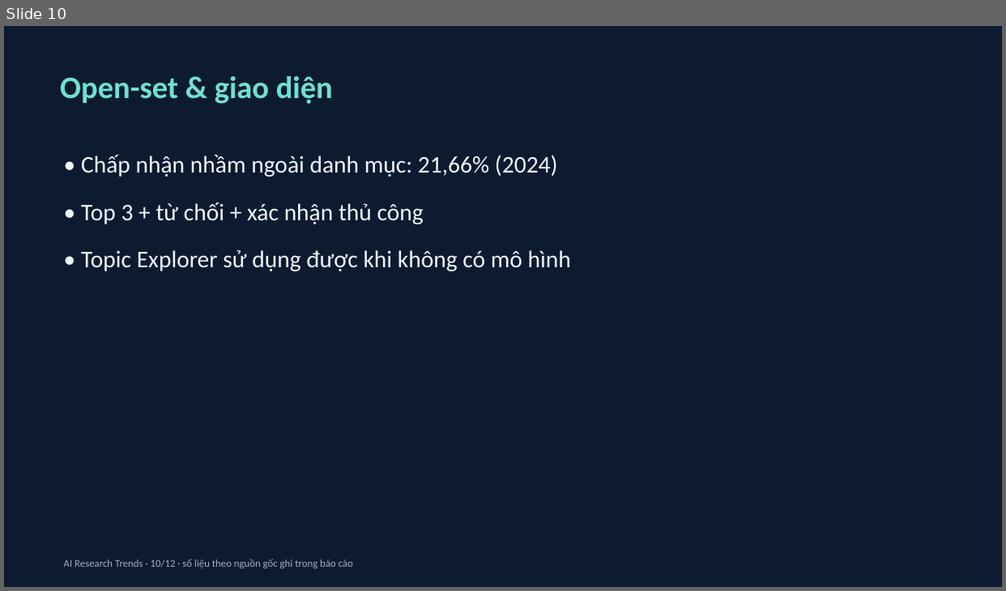
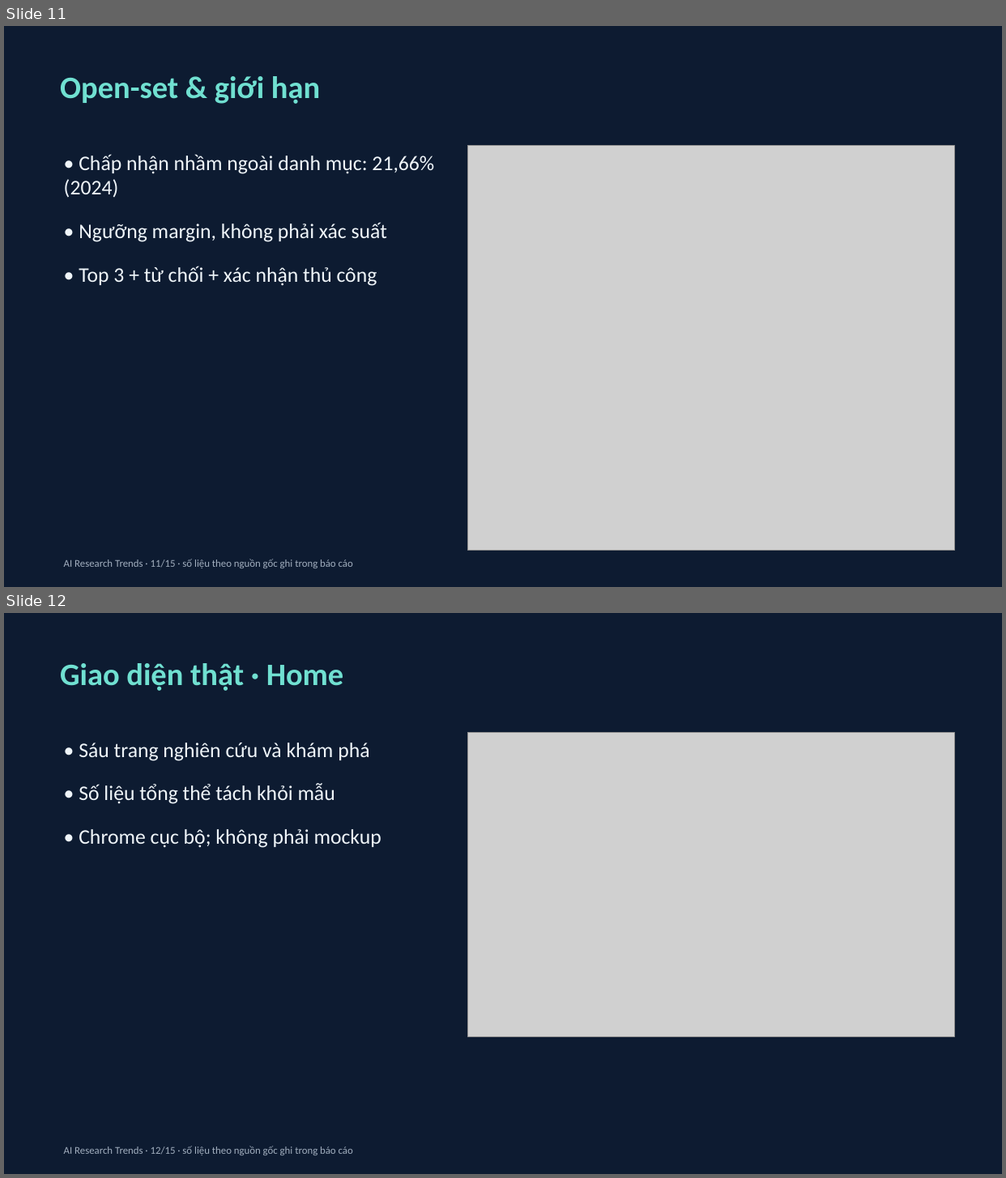
Before and after one commit to namkhanh2k5/AI-Research-Trends, a slide deck: deliverables/presentation/FINAL_PRESENTATION.pptx. Shown one above the other, each under a label of ours: slide 10 before the commit, slides 11 and 12 after it. The pictures are 1006x591 and 1006x1178 pixels, drawn with LibreOffice and Linux fonts; fonts in the diff are those of the drawing; grey boxes stand for pictures. Boxes give left, top, right and bottom in pixels: in the first picture for what was removed or moved away, otherwise in the second. Text is boxed around its words. In the diff, an @@ line names an element or a change of style, - is before the commit and + after.

```diff
--- a/deliverables/presentation/FINAL_PRESENTATION.pptx
+++ b/deliverables/presentation/FINAL_PRESENTATION.pptx
@@ slide 12 added at [4, 613, 1002, 1174], background #0D1B31 @@
@@ text added at [60, 663, 344, 691], 30 pt, text #70E0D1, bold @@
+Giao diện thật · Home
@@ picture added at [468, 733, 955, 1037] @@
@@ text added at [79, 743, 381, 848], 20 pt, text #EFF5F9 @@
+• Sáu trang nghiên cứu và khám phá
+• Số liệu tổng thể tách khỏi mẫu
+• Chrome cục bộ; không phải mockup
@@ text added at [64, 1146, 353, 1156], 10 pt, text #A1AEBE @@
+AI Research Trends · 12/15 · số liệu theo nguồn gốc ghi trong báo cáo
@@ what was slide 10 is now slide 11 @@
@@ slide 11 changed as well @@
@@ text at [60, 76, 320, 104]: text changed @@
-Open-set & giao diện
+Open-set & giới hạn
@@ picture added at [468, 146, 955, 551] @@
@@ text at [64, 154, 434, 286]: size 23 to 20 pt in "• Chấp nhận nhầm ngoài danh mục: ...", "• Top 3 + từ chối + ..." @@
@@ text at [79, 222, 387, 242]: paragraph added @@
+• Ngưỡng margin, không phải xác suất
@@ text at [81, 250, 571, 271]: paragraph removed @@
-• Topic Explorer sử dụng được khi không có mô hình
@@ text at [64, 559, 353, 569]: text changed @@
-AI Research Trends · 10/12 · số liệu theo nguồn gốc ghi trong báo cáo
+AI Research Trends · 11/15 · số liệu theo nguồn gốc ghi trong báo cáo
```
Also in this commit, not shown: 11 other slides changed, 2 other slides added, 8 other files.
